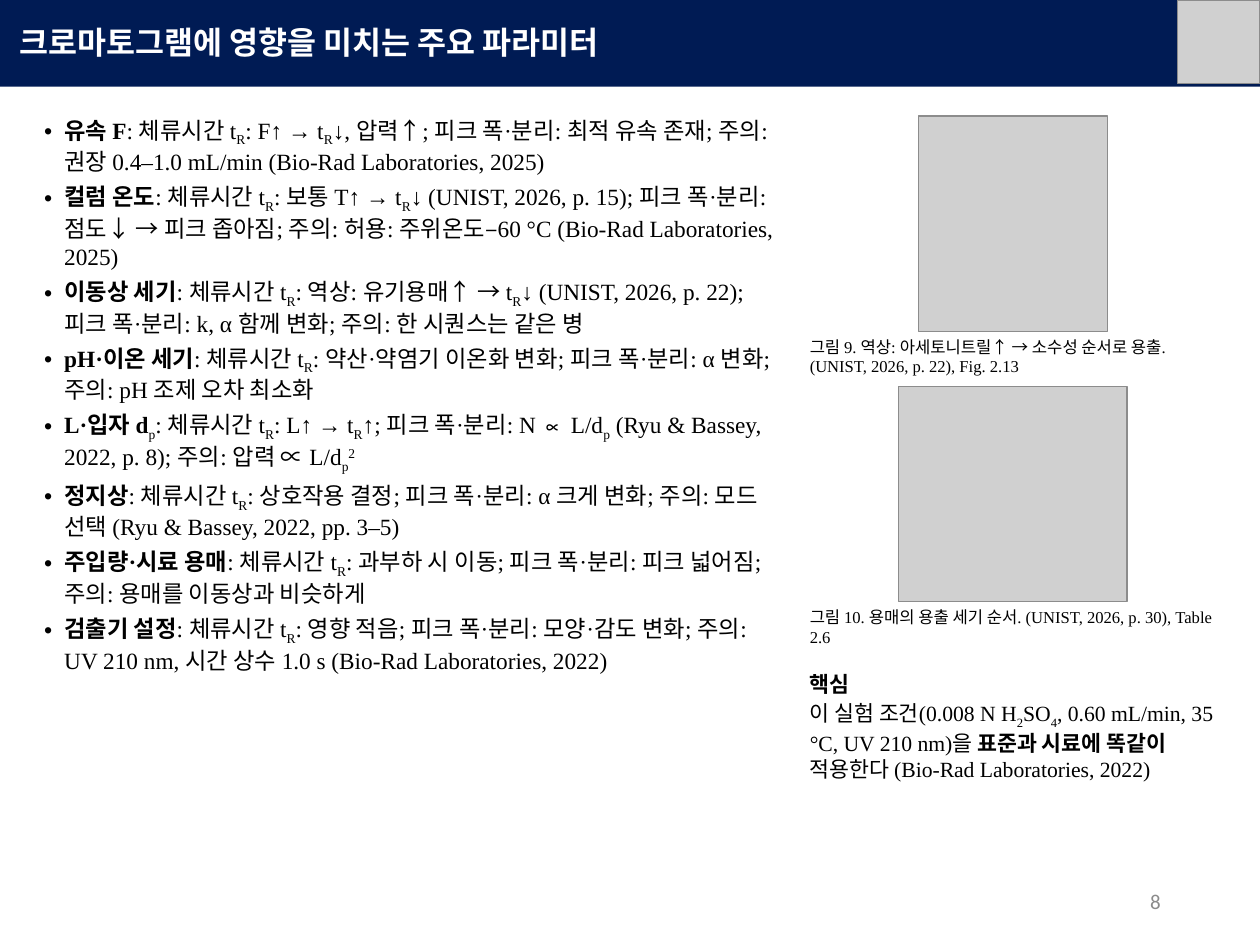
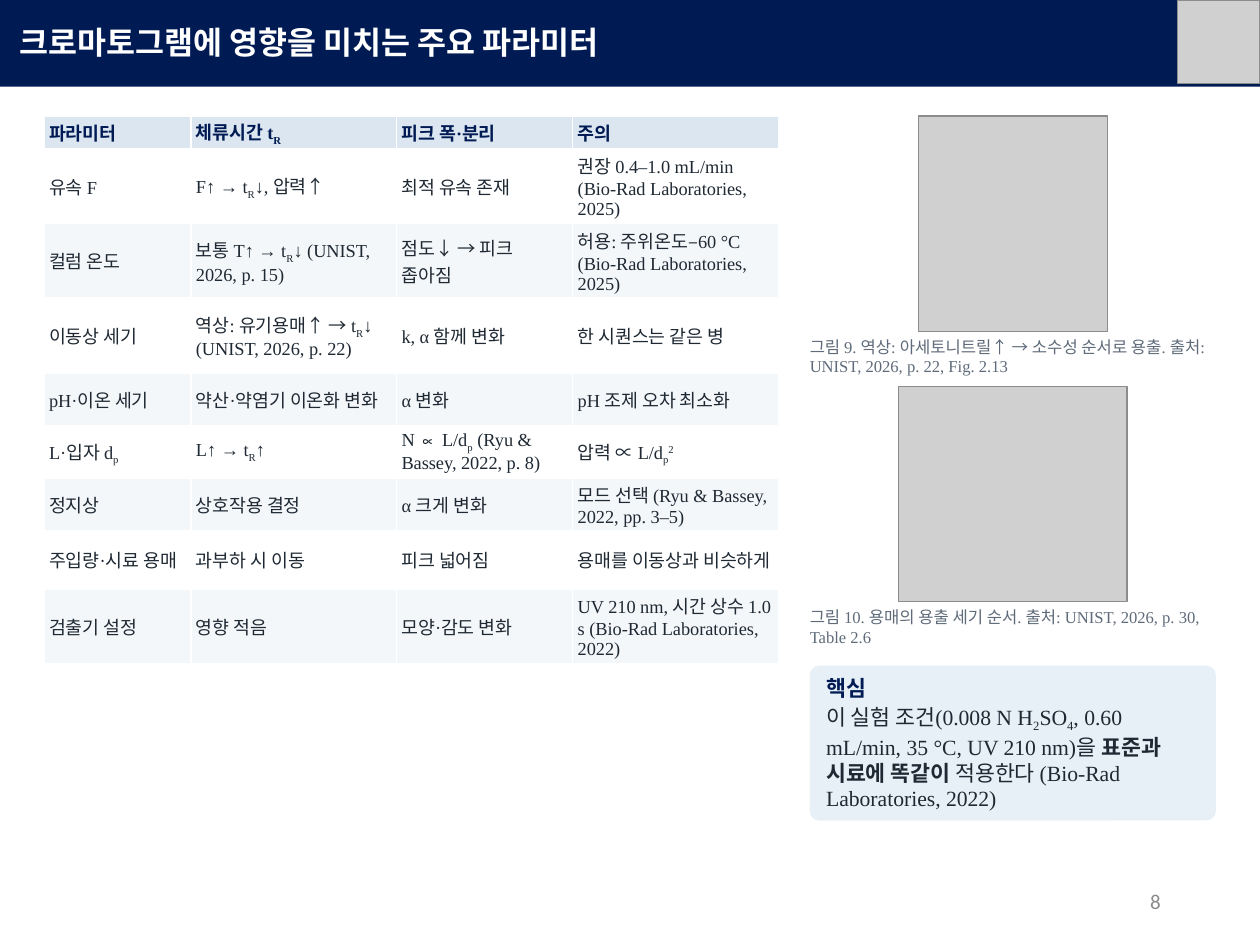
Before and after one commit to mingyu221/office, a slide deck: slide 8 of HPLC_formate_slides_KO.pptx. Drawn at 1260x945 pixels with LibreOffice and Linux fonts; fonts in the diff are those of the drawing; grey boxes stand for pictures. Boxes give left, top, right and bottom in pixels: in the first picture for what was removed or moved away, otherwise in the second. Text is boxed around its words. In the diff, an @@ line names an element or a change of style, - is before the commit and + after.

```diff
--- a/HPLC_formate_slides_KO.pptx
+++ b/HPLC_formate_slides_KO.pptx
@@ table added at [44, 116, 779, 663], 9 rows, 4 columns @@
+파라미터 | 체류시간 tR | 피크 폭·분리 | 주의
+유속 F | F↑ → tR↓, 압력↑ | 최적 유속 존재 | 권장 0.4–1.0 mL/min (Bio-Rad Laboratories, 2025)
+컬럼 온도 | 보통 T↑ → tR↓ (UNIST, 2026, p. 15) | 점도↓ → 피크 좁아짐 | 허용: 주위온도–60 °C (Bio-Rad Laboratories, 2025)
+이동상 세기 | 역상: 유기용매↑ → tR↓ (UNIST, 2026, p. 22) | k, α 함께 변화 | 한 시퀀스는 같은 병
+pH·이온 세기 | 약산·약염기 이온화 변화 | α 변화 | pH 조제 오차 최소화
+L·입자 dp | L↑ → tR↑ | N ∝ L/dp (Ryu & Bassey, 2022, p. 8) | 압력 ∝ L/dp2
+정지상 | 상호작용 결정 | α 크게 변화 | 모드 선택 (Ryu & Bassey, 2022, pp. 3–5)
+주입량·시료 용매 | 과부하 시 이동 | 피크 넓어짐 | 용매를 이동상과 비슷하게
+검출기 설정 | 영향 적음 | 모양·감도 변화 | UV 210 nm, 시간 상수 1.0 s (Bio-Rad Laboratories, 2022)
@@ text removed at [64, 119, 773, 674] @@
-• 유속 F: 체류시간 tR: F↑ → tR↓, 압력↑; 피크 폭·분리: 최적 유속 존재; 주의: 권장 0.4–1.0 mL/min (Bio-Rad Laboratories, 2025)
-• 컬럼 온도: 체류시간 tR: 보통 T↑ → tR↓ (UNIST, 2026, p. 15); 피크 폭·분리: 점도↓ → 피크 좁아짐; 주의: 허용: 주위온도–60 °C (Bio-Rad Laboratories, 2025)
-• 이동상 세기: 체류시간 tR: 역상: 유기용매↑ → tR↓ (UNIST, 2026, p. 22); 피크 폭·분리: k, α 함께 변화; 주의: 한 시퀀스는 같은 병
-• pH·이온 세기: 체류시간 tR: 약산·약염기 이온화 변화; 피크 폭·분리: α 변화; 주의: pH 조제 오차 최소화
-• L·입자 dp: 체류시간 tR: L↑ → tR↑; 피크 폭·분리: N ∝ L/dp (Ryu & Bassey, 2022, p. 8); 주의: 압력 ∝ L/dp2
-• 정지상: 체류시간 tR: 상호작용 결정; 피크 폭·분리: α 크게 변화; 주의: 모드 선택 (Ryu & Bassey, 2022, pp. 3–5)
-• 주입량·시료 용매: 체류시간 tR: 과부하 시 이동; 피크 폭·분리: 피크 넓어짐; 주의: 용매를 이동상과 비슷하게
-• 검출기 설정: 체류시간 tR: 영향 적음; 피크 폭·분리: 모양·감도 변화; 주의: UV 210 nm, 시간 상수 1.0 s (Bio-Rad Laboratories, 2022)
@@ text at [810, 339, 1205, 376]: text changed; text colour #000000 to #5F6B7A @@
-그림 9. 역상: 아세토니트릴↑ → 소수성 순서로 용출. (UNIST, 2026, p. 22), Fig. 2.13
+그림 9. 역상: 아세토니트릴↑ → 소수성 순서로 용출. 출처: UNIST, 2026, p. 22, Fig. 2.13
@@ text at [810, 609, 1200, 643]: text changed; text colour #000000 to #5F6B7A @@
-그림 10. 용매의 용출 세기 순서. (UNIST, 2026, p. 30), Table 2.6
+그림 10. 용매의 용출 세기 순서. 출처: UNIST, 2026, p. 30, Table 2.6
@@ rounded rectangle added at [810, 665, 1216, 820], fill #E7F0F7 @@
@@ text "핵심": place and size @@
-text "핵심" at [810, 674, 1213, 782]
+text "핵심" at [826, 678, 1161, 810]
@@ text "핵심" at [826, 678, 1161, 810]: text colour #000000 to #001B54 in "핵심"; text colour #000000 to #1F2933 @@
```
Also in this commit, not shown: 12 other slides changed, 3 other files.
